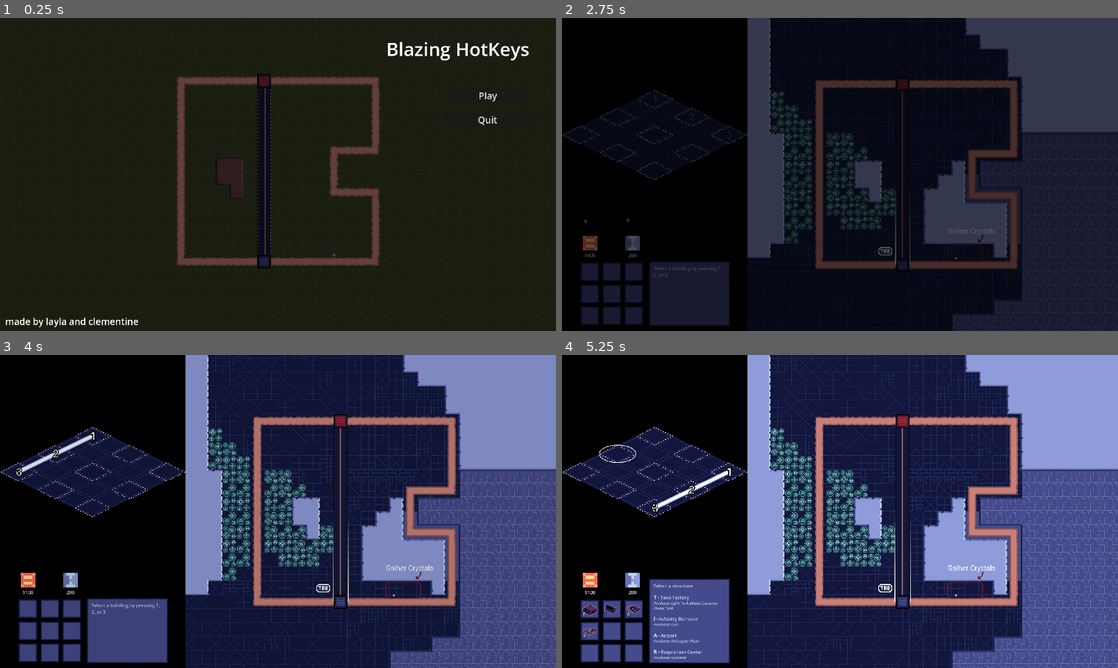
Above: before the commit, frames 1-4 (two rows, left to right).
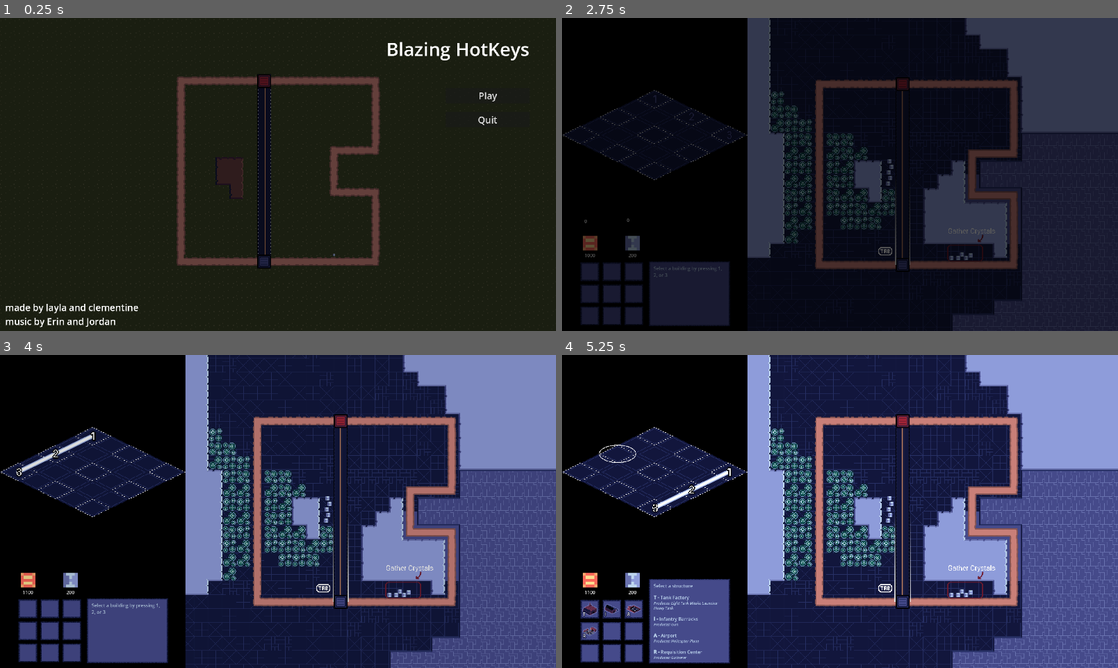
Above: after the commit, the same moments.

Repository: ClemiDouce/halloween-game-jam-2026
Game: Godot game, scene res://scenes/world.tscn
The game is run twice, just before and just after one commit, with the same random seed, the same clock (stepped at 60 frames per second) and the same inputs. Sound files missing from this copy of the repository are replaced by a short silence.
Inputs:
- Up to frame 1 (0.25 s): no input
- Up to frame 2 (2.75 s): click "Play" at 0.5 s; click "Play" at 1.25 s; tap Enter at 2 s; hold Up (ui_up) from 2.03 s (still down); tap D (destroy_building) at 2.1 s
- Up to frame 3 (4 s): release Up (ui_up) at 2.78 s; hold Down (ui_down) 2.78-3.53 s; tap Tab (next_path) at 2.85 s; hold Up (ui_up) from 3.53 s (still down); tap 1 (select_slot_1) at 3.6 s
- Up to frame 4 (5.25 s): tap 2 (select_slot_2) at 4.35 s; release Up (ui_up) at 5.03 s; hold Down (ui_down) from 5.03 s (still down); tap 3 (select_slot_3) at 5.1 s

The runs differ from the first frame. In frame 1, 0.6% of the frame differs, in the area x 1-25%, y 91-99%; in frame 2, 0.1%; in frame 3, 0.1%; in frame 4, 0.1%.

Commit message:
mining chunk fr fr fr

Diff:
--- a/scenes/mineral_chunk.gd
+++ b/scenes/mineral_chunk.gd
@@ -1,8 +1,10 @@
-class_name ResourceChunk
-extends Sprite2D
+class_name MineralChunk
+
+extends Node2D
 
 @onready var resource_sprite: Sprite2D = %ResourceSprite
 @onready var entity_hitbox: Hitbox = $EntityHitbox
+@onready var root: Node2D = %Root
 
 @export var capacity : int = 1
 var boing_tween : Tween
@@ -10,17 +12,19 @@
 func get_gathered():
 	if capacity <= 0:
 		return
-	boing()
 	capacity -= 1
+	await boing()
 	if capacity <= 0:
 		entity_hitbox.monitorable = false
+		queue_free.call_deferred()
 
 func boing():
 	if boing_tween:
 			boing_tween.kill()
 	boing_tween = create_tween()
-	boing_tween.tween_property(resource_sprite, "scale", Vector2(1.25,1.25), 0.125).set_trans(Tween.TRANS_CUBIC)
-	boing_tween.tween_property(resource_sprite, "scale", Vector2(1,1), 0.125).set_trans(Tween.TRANS_CUBIC)
+	boing_tween.tween_property(root, "scale", Vector2(1.25,1.25), 0.125).set_trans(Tween.TRANS_CUBIC)
+	boing_tween.tween_property(root, "scale", Vector2(1,1), 0.125).set_trans(Tween.TRANS_CUBIC)
+	await boing_tween.finished
 
 
 func _on_entity_hitbox_hurt(_attacker: EntityData) -> void:
--- a/scenes/mineral_chunk.tscn
+++ b/scenes/mineral_chunk.tscn
@@ -4,16 +4,20 @@
 [ext_resource type="PackedScene" uid="uid://ck7a5eya7khbg" path="res://scenes/entity_hitbox.tscn" id="2_sh4bd"]
 [ext_resource type="Script" uid="uid://djh1jxos8uofd" path="res://scenes/mineral_chunk.gd" id="2_xvpv3"]
 
-[node name="Node2D" type="Node2D" unique_id=1502715303]
+[node name="MineralChunk" type="Node2D" unique_id=1502715303]
 script = ExtResource("2_xvpv3")
 
-[node name="ResourceSprite" type="Sprite2D" parent="." unique_id=394123282]
+[node name="Root" type="Node2D" parent="." unique_id=7271033]
 unique_name_in_owner = true
+
+[node name="ResourceSprite" type="Sprite2D" parent="Root" unique_id=394123282]
+unique_name_in_owner = true
+scale = Vector2(2, 2)
 texture = ExtResource("1_ibceh")
 
 [node name="EntityHitbox" parent="." unique_id=957708440 node_paths=PackedStringArray("sprite") instance=ExtResource("2_sh4bd")]
-position = Vector2(0.7750244, 0.7750244)
+position = Vector2(0.97217655, 1.992959)
 collision_layer = 64
-sprite = NodePath("../ResourceSprite")
+sprite = NodePath("../Root/ResourceSprite")
 
 [connection signal="hurt" from="EntityHitbox" to="." method="_on_entity_hitbox_hurt"]
--- a/scenes/overworld.tscn
+++ b/scenes/overworld.tscn
@@ -5,8 +5,7 @@
 [ext_resource type="PackedScene" uid="uid://sowlhrxuy5vt" path="res://scenes/base_entity.tscn" id="5_dbwep"]
 [ext_resource type="Script" uid="uid://dlpfa2ms4acpk" path="res://scripts/data/base_data.gd" id="6_fuc0k"]
 [ext_resource type="Script" uid="uid://b53fi0c8w7xjc" path="res://scripts/path/unit_path.gd" id="8_pss1p"]
-[ext_resource type="Texture2D" uid="uid://y8ep32g2xixa" path="res://assets/art/tiles/overworld/crystal.png" id="9_nesqq"]
-[ext_resource type="PackedScene" uid="uid://ck7a5eya7khbg" path="res://scenes/entity_hitbox.tscn" id="10_lsky2"]
+[ext_resource type="PackedScene" uid="uid://dqboevq7un3ij" path="res://scenes/mineral_chunk.tscn" id="9_255p0"]
 [ext_resource type="Texture2D" uid="uid://rg1utyof3hhv" path="res://assets/art/tab.png" id="11_255p0"]
 [ext_resource type="Script" uid="uid://cgyk0r65c3y0b" path="res://scripts/ai_controller.gd" id="11_lsky2"]
 [ext_resource type="Script" uid="uid://d3nq8uvycb5nh" path="res://scripts/base_building/base_manager.gd" id="12_255p0"]
@@ -119,17 +118,47 @@
 metadata/_custom_type_script = "uid://d3nq8uvycb5nh"
 
 [node name="Crystals" type="Node2D" parent="." unique_id=1097973060]
-position = Vector2(248, 0)
-metadata/_edit_group_ = true
+position = Vector2(246.05841, 0)
 
-[node name="Sprite2D" type="Sprite2D" parent="Crystals" unique_id=1854512514]
-position = Vector2(210.12411, 511.76645)
-texture = ExtResource("9_nesqq")
+[node name="MineralChunk" parent="Crystals" unique_id=1502715303 instance=ExtResource("9_255p0")]
+position = Vector2(201.88727, 511.1006)
+capacity = 5
 
-[node name="EntityHitbox" parent="Crystals/Sprite2D" unique_id=957708440 node_paths=PackedStringArray("sprite") instance=ExtResource("10_lsky2")]
-position = Vector2(0.7750244, 0.7750244)
-collision_layer = 64
-sprite = NodePath("..")
+[node name="MineralChunk2" parent="Crystals" unique_id=1152038593 instance=ExtResource("9_255p0")]
+position = Vector2(216.99731, 511.34625)
+capacity = 5
+
+[node name="MineralChunk3" parent="Crystals" unique_id=308943277 instance=ExtResource("9_255p0")]
+position = Vector2(245.79825, 504.5506)
+capacity = 5
+
+[node name="MineralChunk4" parent="Crystals" unique_id=1958307527 instance=ExtResource("9_255p0")]
+position = Vector2(235.28677, 511.25125)
+capacity = 5
+
+[node name="MineralChunk5" parent="Crystals" unique_id=1906654704 instance=ExtResource("9_255p0")]
+position = Vector2(225.97781, 502.7953)
+capacity = 5
+
+[node name="MineralChunk6" parent="Crystals" unique_id=542087957 instance=ExtResource("9_255p0")]
+position = Vector2(58.209305, 315.3245)
+capacity = 5
+
+[node name="MineralChunk7" parent="Crystals" unique_id=1202180420 instance=ExtResource("9_255p0")]
+position = Vector2(61.136276, 327.04254)
+capacity = 5
+
+[node name="MineralChunk8" parent="Crystals" unique_id=201317690 instance=ExtResource("9_255p0")]
+position = Vector2(58.565826, 288.774)
+capacity = 5
+
+[node name="MineralChunk9" parent="Crystals" unique_id=809647140 instance=ExtResource("9_255p0")]
+position = Vector2(56.379425, 340.24738)
+capacity = 5
+
+[node name="MineralChunk10" parent="Crystals" unique_id=1264665900 instance=ExtResource("9_255p0")]
+position = Vector2(64.32982, 301.5368)
+capacity = 5
 
 [node name="Tab" type="Sprite2D" parent="." unique_id=1612180758]
 position = Vector2(296, 496)
--- a/scenes/world.tscn
+++ b/scenes/world.tscn
@@ -136,7 +136,8 @@
 offset_bottom = -11.0
 grow_vertical = 0
 theme_override_font_sizes/font_size = 32
-text = "made by layla and clementine"
+text = "made by layla and clementine
+music by Erin and Jordan"
 
 [node name="VBoxContainer" type="VBoxContainer" parent="ForegroundLayer/StartScreen" unique_id=1182973284]
 layout_mode = 1
--- a/scripts/units/unit_entity.gd
+++ b/scripts/units/unit_entity.gd
@@ -219,6 +219,13 @@
 					animation_player.play("squish")
 					_play_sound_rand(_sounds_attack)
 		UnitState.GATHERING:
+			if !is_instance_valid(attack_target):
+				#TODO: reset visuals and go moving
+				state = UnitState.MOVING
+				bolts.hide()
+				gathering_time = 0.
+				return
+
 			root.rotation = lerp_angle(root.rotation, global_position.direction_to(attack_target.global_position).angle(), delta * 10)
 			gather_bolt_left.points = [Vector2.ZERO, gather_bolt_left.to_local(attack_target.global_position)]
 			gather_bolt_right.points = [Vector2.ZERO, gather_bolt_right.to_local(attack_target.global_position)]
@@ -228,8 +235,8 @@
 				bolts.hide()
 				gathering_time = 0.
 				have_mineral = true
+				attack_target.get_damage(self.unit_data)
 				path_dir *= -1
-				#path_index = clamp(path_index, 0, path.point_list.size() - 1)
 				target_position = path.get_next_point(path_index, path_dir)
 				if target_position == Vector2.INF:
 					if path_dir < 0:
